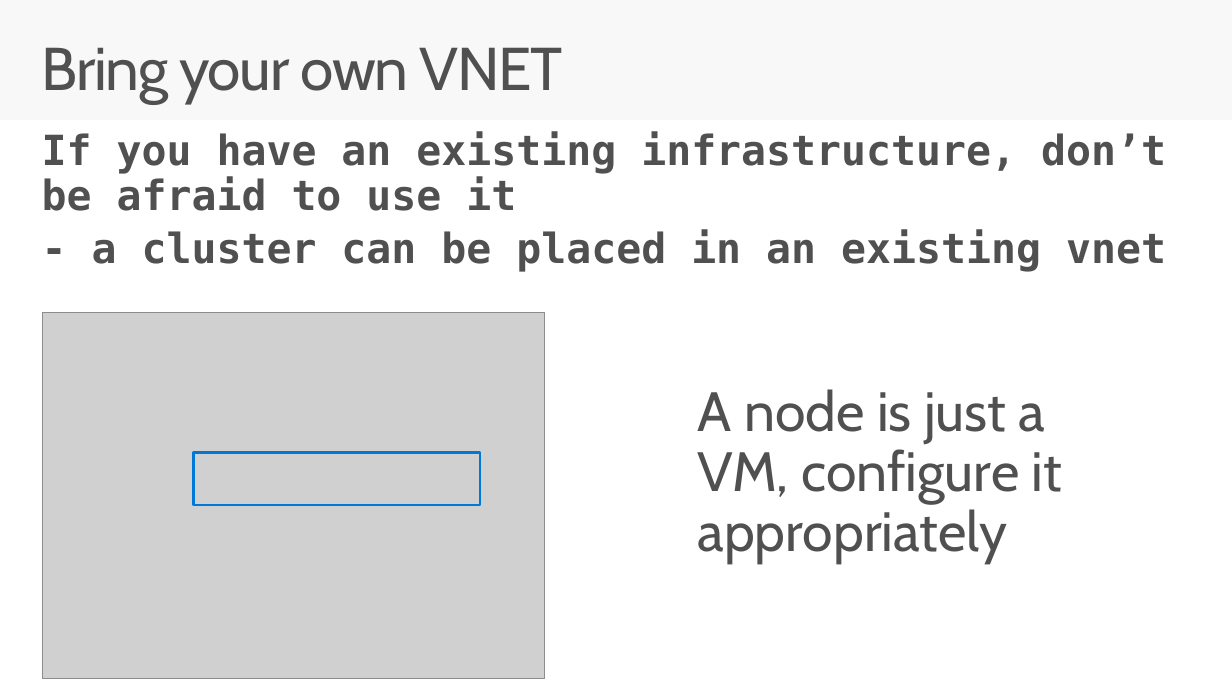
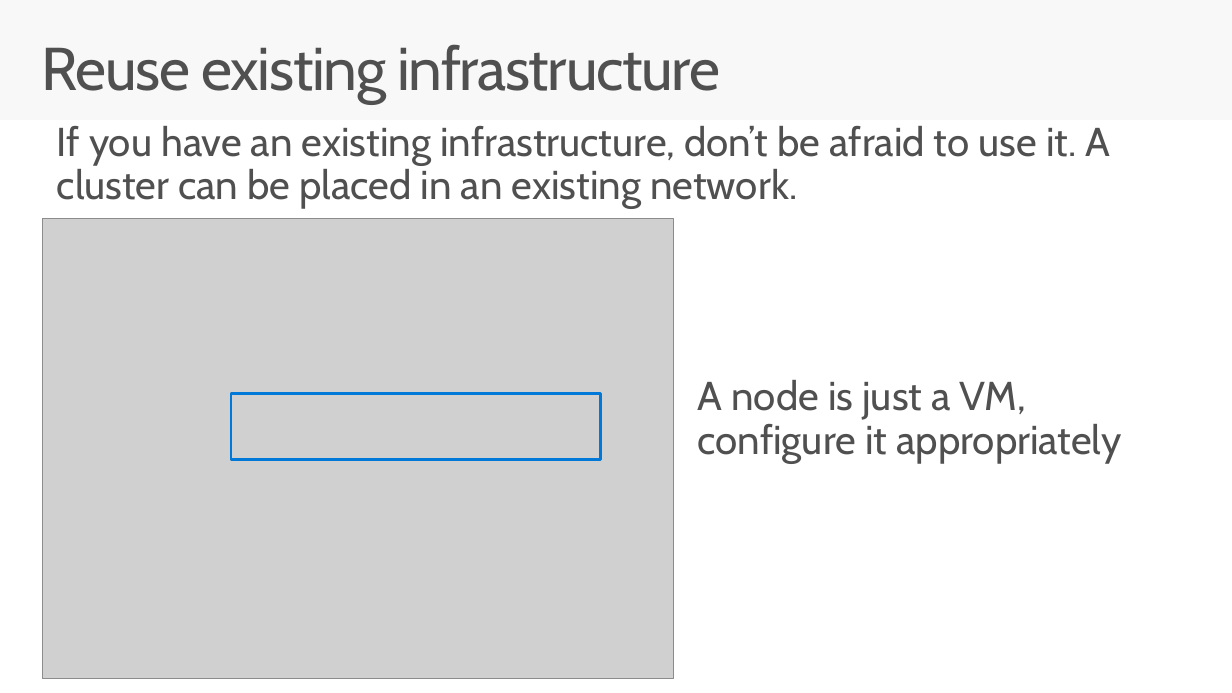
Before and after one commit to brentstineman/PersonalStuff, a slide deck: slide 10 of Presentations/Service Fabric/ServiceFabric - Real World.pptx (slide 11 before the commit). Drawn at 1232x693 pixels with LibreOffice and Linux fonts; fonts in the diff are those of the drawing; grey boxes stand for pictures. Boxes give left, top, right and bottom in pixels: in the first picture for what was removed or moved away, otherwise in the second. Text is boxed around its words. In the diff, an @@ line names an element or a change of style, - is before the commit and + after.

```diff
--- a/Presentations/Service Fabric/ServiceFabric - Real World.pptx
+++ b/Presentations/Service Fabric/ServiceFabric - Real World.pptx
@@ title at [42, 44, 720, 103]: text changed @@
-Bring your own VNET
+Reuse existing infrastructure
@@ text at [57, 126, 1110, 209]: text changed; size 33 to 32 pt; font DejaVu Sans Mono to Cabin; bold off @@
-If you have an existing infrastructure, don’t be afraid to use it
-- a cluster can be placed in an existing vnet
+If you have an existing infrastructure, don’t be afraid to use it. A cluster can be placed in an existing network.
@@ picture: place and size @@
-picture at [43, 313, 545, 679]
+picture at [43, 218, 674, 679]
@@ text "A node is just a ...": place and size @@
-text "A node is just a ..." at [698, 389, 1062, 563]
+text "A node is just a ..." at [698, 380, 1121, 464]
@@ text "A node is just a ..." at [698, 380, 1121, 464]: size 44 to 32 pt @@
@@ rectangle: place and size @@
-rectangle at [193, 452, 480, 505]
+rectangle at [231, 394, 601, 460]
```
Also in this commit, not shown: 8 other slides changed, 1 slide removed.
